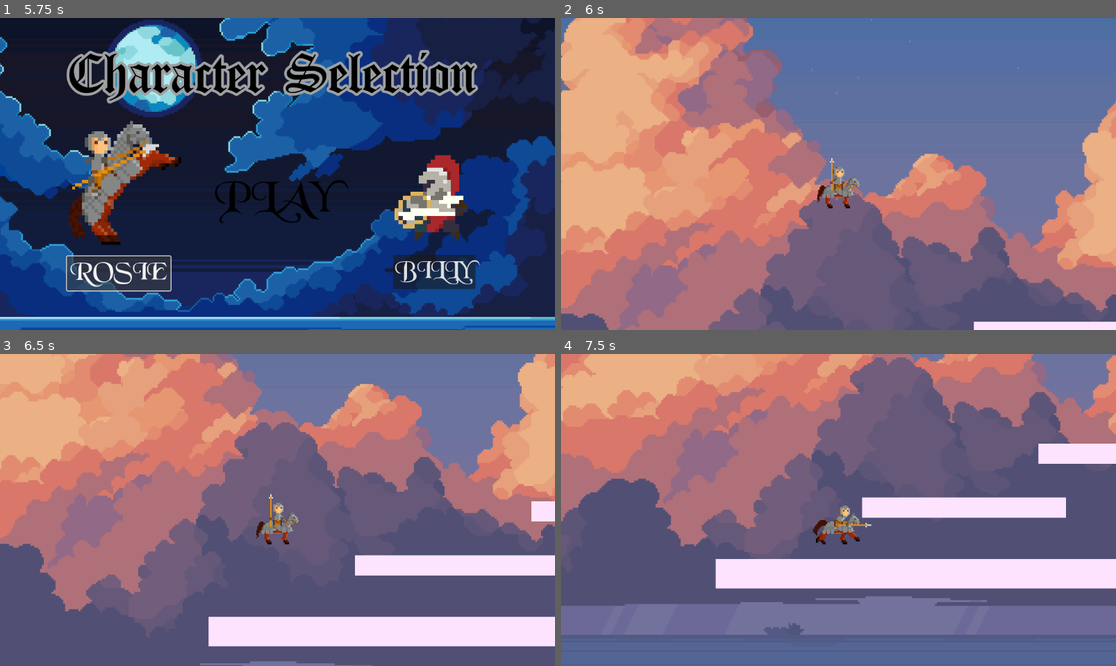
Above: before the commit, frames 1-4 (two rows, left to right).
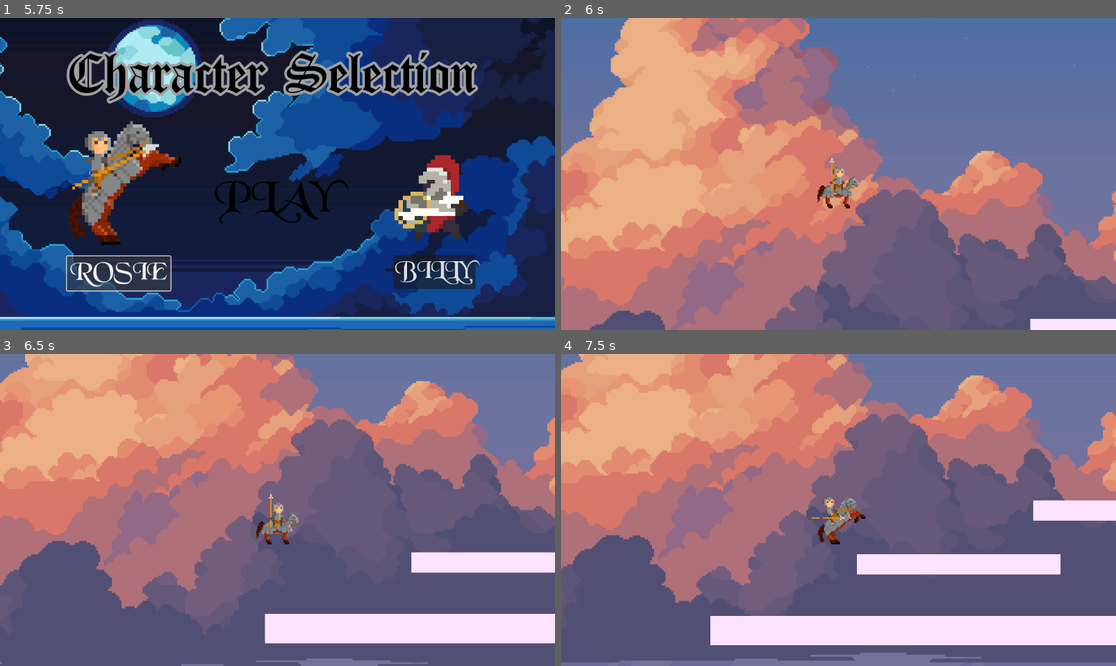
Above: after the commit, the same moments.

Repository: AugustanaCSC380January2024/final-game-frenchie
Game: Godot game, scene res://Scenes/character_selection.tscn
Two runs of this game, one before a commit and one after it. Both use one fixed random seed, a clock stepped at 60 frames per second and the inputs below.
Inputs:
- Up to frame 1 (5.75 s): click "PLAY" at 0.5 s; click "PLAY" at 1.25 s; click "ROSIE" at 2 s; click "BILLY" at 2.75 s; click "ROSIE" at 3.5 s; click "BILLY" at 4.25 s; click "ROSIE" at 5 s
- Up to frame 2 (6 s): click "PLAY" at 5.75 s
- Up to frame 3 (6.5 s): no input
- Up to frame 4 (7.5 s): hold R (rolling) 6.53-7.28 s; tap Space (jump) at 6.77 s; tap R (rolling) at 7.35 s

Frame 1 is identical in both runs. In frame 2, 44% of the frame differs, in the area x 0-100%, y 0-100%; in frame 3, 40%; in frame 4, 67%.

Commit message:
Functioning charms and obstacles

Diff:
--- a/Scenes/bat.tscn
+++ b/Scenes/bat.tscn
@@ -71,5 +71,7 @@
 sprite_frames = SubResource("SpriteFrames_h6gpo")
 animation = &"flying bat"
 autoplay = "flying bat"
-frame_progress = 0.384261
+frame_progress = 0.756897
 flip_h = true
+
+[connection signal="body_entered" from="." to="." method="_on_body_entered"]
--- a/Scenes/billy.tscn
+++ b/Scenes/billy.tscn
@@ -251,7 +251,7 @@
 sprite_frames = SubResource("SpriteFrames_q142p")
 animation = &"die"
 autoplay = "running"
-frame_progress = 0.884494
+frame_progress = 0.273457
 
 [node name="Running" type="CollisionShape2D" parent="."]
 position = Vector2(17.6, 62.2)
--- a/Scenes/clock.tscn
+++ b/Scenes/clock.tscn
@@ -17,3 +17,5 @@
 
 [node name="CollisionShape2D" type="CollisionShape2D" parent="."]
 shape = SubResource("CircleShape2D_2ntfj")
+
+[connection signal="body_entered" from="." to="." method="_on_body_entered"]
--- a/Scenes/gameplay.tscn
+++ b/Scenes/gameplay.tscn
@@ -17,7 +17,7 @@
 position = Vector2(165, 675)
 
 [node name="PlayerPosition" type="Marker2D" parent="."]
-position = Vector2(199, 204)
+position = Vector2(82, 210)
 
 [node name="Spawner" parent="." instance=ExtResource("3_cfydq")]
 
@@ -31,4 +31,6 @@
 position = Vector2(-630, 324)
 shape = SubResource("RectangleShape2D_0ehx6")
 
+[connection signal="bat_spawned" from="Spawner" to="." method="_on_spawner_bat_spawned"]
+[connection signal="clock_spawned" from="SpawnerClock" to="." method="_on_spawner_clock_clock_spawned"]
 [connection signal="area_entered" from="Deathzone" to="." method="_on_deathzone_area_entered"]
--- a/Scenes/rosie.tscn
+++ b/Scenes/rosie.tscn
@@ -192,7 +192,7 @@
 sprite_frames = SubResource("SpriteFrames_wyp6l")
 animation = &"die"
 autoplay = "default"
-frame_progress = 0.288522
+frame_progress = 0.629727
 
 [node name="Running" type="CollisionShape2D" parent="."]
 position = Vector2(0.33719, 8.09254)
--- a/Scenes/spawner.tscn
+++ b/Scenes/spawner.tscn
@@ -10,9 +10,6 @@
 [node name="Spawn_Pos3" type="Marker2D" parent="SpawnPositions"]
 position = Vector2(1203, 546)
 
-[node name="Spawn_Pos4" type="Marker2D" parent="SpawnPositions"]
-position = Vector2(1203, 421)
-
 [node name="Spawn_Pos5" type="Marker2D" parent="SpawnPositions"]
 position = Vector2(1203, 296)
 
@@ -20,7 +17,7 @@
 position = Vector2(1204, 171)
 
 [node name="Timer" type="Timer" parent="."]
-wait_time = 2.0
+wait_time = 4.0
 autostart = true
 
 [connection signal="timeout" from="Timer" to="." method="_on_timer_timeout"]
--- a/Scenes/spawner_clock.tscn
+++ b/Scenes/spawner_clock.tscn
@@ -17,7 +17,6 @@
 position = Vector2(1203, 546)
 
 [node name="Timer" type="Timer" parent="."]
-wait_time = 8.0
 autostart = true
 
 [connection signal="timeout" from="Timer" to="." method="_on_timer_timeout"]
--- a/Scripts/bat.gd
+++ b/Scripts/bat.gd
@@ -1,9 +1,18 @@
 extends Area2D
 
-@export var speed = 300
+@export var speed = 400
+signal died
+
 
 func _physics_process(delta):
 	global_position.x += -speed * delta
 
 func die():
+	emit_signal("died")
 	queue_free()
+
+
+
+func _on_body_entered(body):
+	body.died()
+	die()
--- a/Scripts/billy.gd
+++ b/Scripts/billy.gd
@@ -50,9 +50,9 @@
 	runningmotion.disabled = true
 	rollingmotion.disabled = false
 
-func die():
+func died():
 	emit_signal("billydie")
-	player_sprite.play("die")
+	queue_free()
 func _ready():
 	pass
 
--- a/Scripts/clock.gd
+++ b/Scripts/clock.gd
@@ -1,8 +1,13 @@
 extends Area2D
 @export var speed = 350
-
+signal claimed
 func _physics_process(delta):
 	global_position.x += -speed * delta
 
-func die():
+func claim():
+	emit_signal("claimed")
 	queue_free()
+
+
+func _on_body_entered(body):
+	claim()
--- a/Scripts/gameplay.gd
+++ b/Scripts/gameplay.gd
@@ -1,6 +1,7 @@
 extends Node2D
 
 var player
+
 
 var segments = [
 	preload("res://Scenes/shape_1.tscn"),
@@ -44,3 +45,15 @@
 
 func _on_deathzone_area_entered(area):
 	area.queue_free()
+
+
+func _on_spawner_bat_spawned(bat_ins):
+	add_child(bat_ins)
+
+
+func _on_spawner_clock_clock_spawned(clock_ins):
+	clock_ins.connect("claimed", on_clock_claimed)
+	add_child(clock_ins)
+
+func on_clock_claimed():
+	speed -= 30
--- a/Scripts/rosie.gd
+++ b/Scripts/rosie.gd
@@ -3,6 +3,7 @@
 @export var gravity = 1000
 @export var jump_force = 550
 
+signal rosiedie
 @onready var ray = $RayCast2D
 @onready var player_sprite = $AnimatedSprite2D
 @onready var runningmotion = $Running
@@ -50,8 +51,9 @@
 func _ready():
 	pass
 
-func die():
-	player_sprite.play("die")
+func died():
+	emit_signal("rosiedie")
+	queue_free()
 
 func _on_head_box_body_entered(body):
 	velocity.y = max(velocity.y, 0)
--- a/Scripts/spawner.gd
+++ b/Scripts/spawner.gd
@@ -1,6 +1,7 @@
 extends Node2D
 
 @onready var spawn_pos = $SpawnPositions
+signal bat_spawned(bat_ins)
 
 var bat_scene = preload("res://Scenes/bat.tscn")
 
@@ -12,4 +13,5 @@
 	var ran_spawn_pos = spawn_pos_array.pick_random()
 	var bat_ins = bat_scene.instantiate()
 	bat_ins.global_position = ran_spawn_pos.global_position
-	add_child(bat_ins)
+	emit_signal("bat_spawned", bat_ins)
+	#add_child(bat_ins)
--- a/Scripts/spawner_clock.gd
+++ b/Scripts/spawner_clock.gd
@@ -2,6 +2,7 @@
 @onready var spawn_pos = $SpawnPositionsClock
 
 var clock_scene = preload("res://Scenes/clock.tscn")
+signal clock_spawned(clock_ins)
 
 func _on_timer_timeout():
 	spawn_clock()
@@ -11,4 +12,5 @@
 	var ran_spawn_pos = spawn_pos_array.pick_random()
 	var clock_ins = clock_scene.instantiate()
 	clock_ins.global_position = ran_spawn_pos.global_position
-	add_child(clock_ins)
+	emit_signal("clock_spawned", clock_ins)
+	#add_child(clock_ins)
